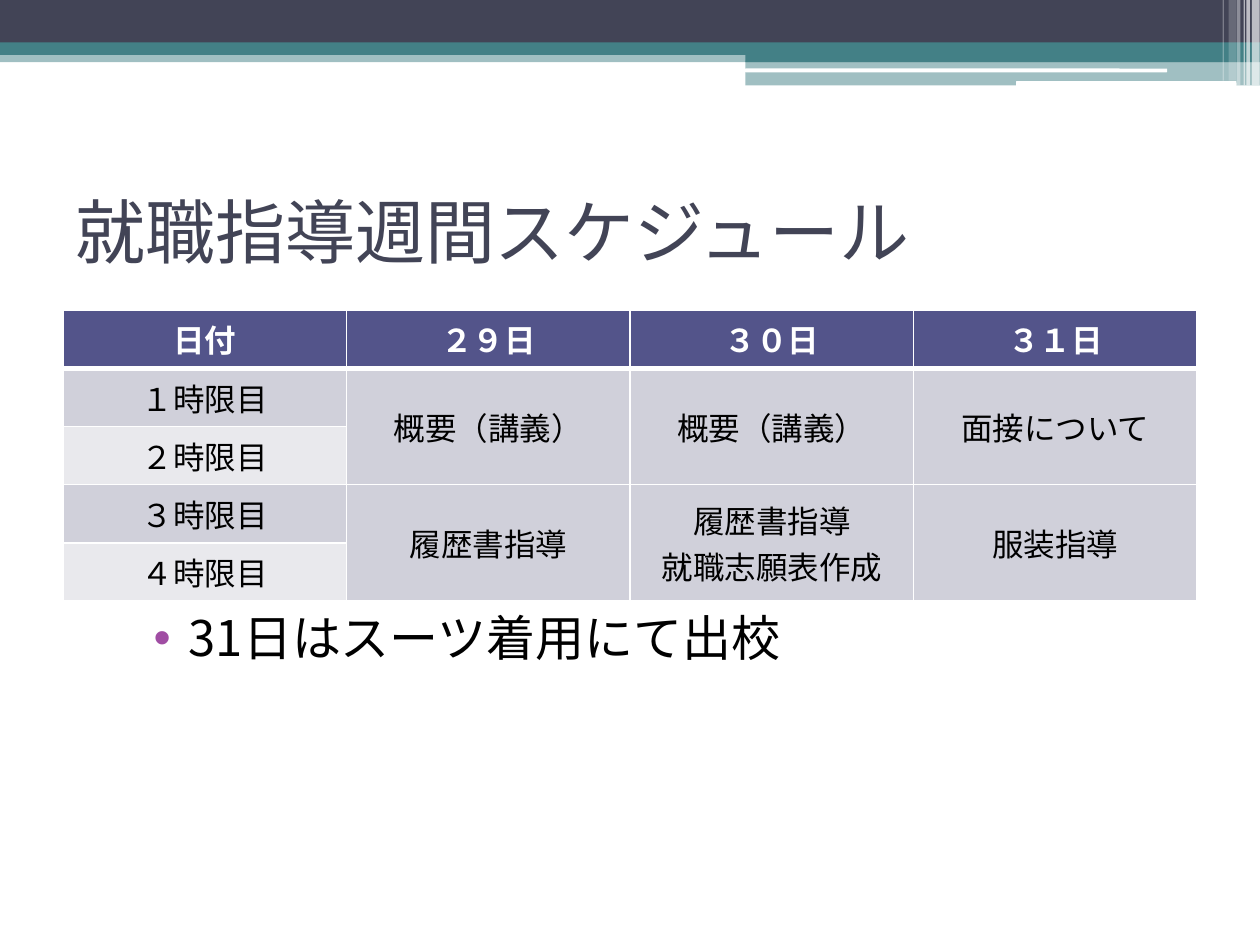
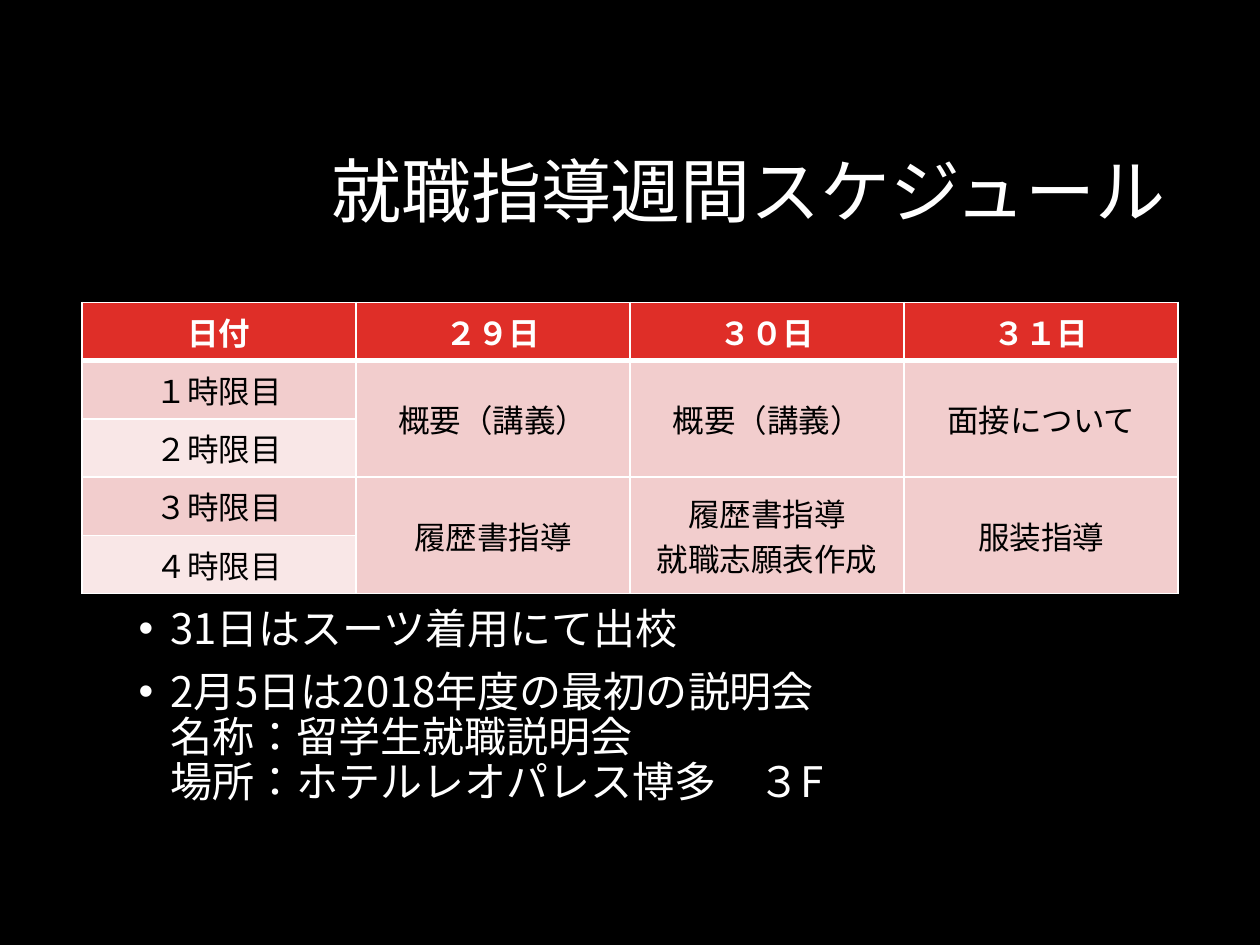
Before and after one commit to YoshihiroUEDA/shushoku, a slide deck: slide 2 of 就職指導週間（大橋校講義用PP）.pptx. Drawn at 1260x945 pixels with LibreOffice and Linux fonts; fonts in the diff are those of the drawing; background and template pictures are left out. Boxes give left, top, right and bottom in pixels: in the first picture for what was removed or moved away, otherwise in the second. Text is boxed around its words. In the diff, an @@ line names an element or a change of style, - is before the commit and + after.

```diff
--- a/就職指導週間（大橋校講義用PP）.pptx
+++ b/就職指導週間（大橋校講義用PP）.pptx
@@ background #FFFFFF to #000000 @@
@@ rectangle removed at (0,0,1260,43) @@
@@ rectangle removed at (1222,0,1223,81) @@
@@ rectangle removed at (1228,0,1236,81) @@
@@ rectangle removed at (1237,0,1241,86) @@
@@ rectangle removed at (1244,0,1245,86) @@
@@ rectangle removed at (1246,0,1250,86) @@
@@ rectangle removed at (1252,0,1260,86) @@
@@ rectangle removed at (0,50,1260,62) @@
@@ rectangle removed at (0,43,1260,55) @@
@@ rectangle removed at (746,49,1260,62) @@
@@ rounded rectangle removed at (745,68,1167,72) @@
@@ rectangle removed at (746,60,1260,86) @@
@@ rounded rectangle removed at (1016,81,1236,86) @@
@@ title "就職指導週間スケジュール": place and size @@
-title "就職指導週間スケジュール" at (75,199,909,264)
+title "就職指導週間スケジュール" at (331,158,1165,223)
@@ title "就職指導週間スケジュール" at (331,158,1165,223): text colour #424456 to #FFFFFF; alignment left to right; line spacing 1 to 0.9 @@
@@ table at (82,302,1181,585) @@
@@ fill #53548A to #DF2E28 in row 1 @@
@@ fill #D1D1DA to #F3CDCD in 8 cells @@
@@ fill #E9E9ED to #F9E8E8 in 2 cells @@
@@ font Cambria to League Spartan @@
@@ table: place and size @@
-table at (63,310,1197,592)
+table at (82,302,1181,585)
@@ text at (170,608,678,648): size 28 to 24 pt, text colour #000000 to #FFFFFF in "31日はスーツ着用にて出校"; indent changed; line spacing 1 to 0.9; more space between paragraphs @@
@@ text at (170,671,823,801): paragraph added @@
+• 2月5日は2018年度の最初の説明会
+  名称：留学生就職説明会
+  場所：ホテルレオパレス博多 ３F
```
Also in this commit, not shown: 25 other slides changed, 5 slides added, 2 slides removed.
